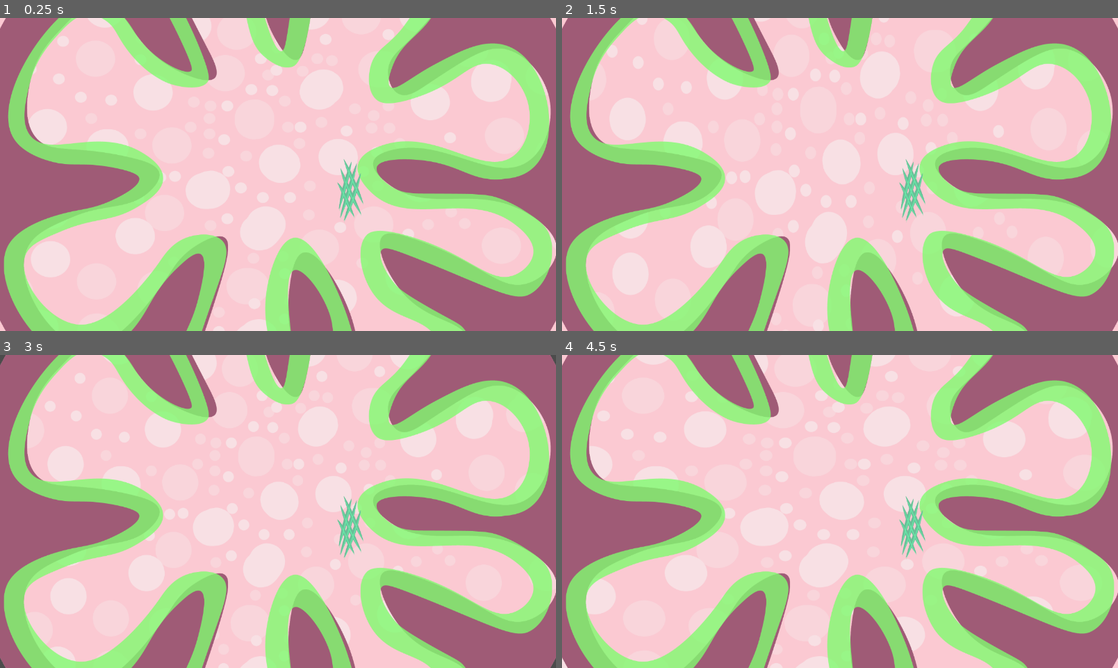
Above: before the commit, frames 1-4 (two rows, left to right).
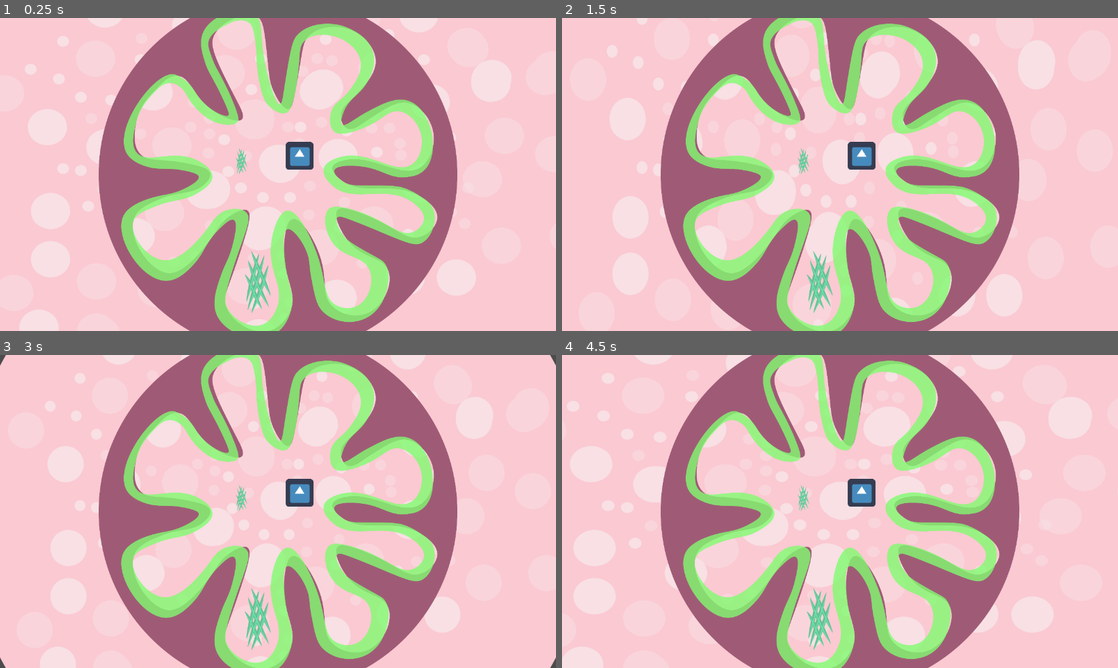
Above: after the commit, the same moments.

Repository: mihaelagrigore/Gutstuck
Game: Godot game, scene res://Sources/Levels/Level_1.tscn
Same seed, same stepped clock (60 frames per second), same inputs: the game is played once before the commit and once after it. Before the commit the project has no main scene; this scene is started directly in both runs. The engine's default icon, where the game draws it, is replaced by a stand-in: a white triangle on a blue panel in a dark square.
Inputs (mouse positions are in pixels of both pictures, inside the frame that each line leads up to):
- Up to frame 1 (0.25 s): no input
- Up to frame 2 (1.5 s): move the mouse to (962, 158) at 0.52 s; press the mouse at (962, 158) at 0.53 s; move the mouse to (728, 190) at 1.27 s; release the mouse at (728, 190) at 1.28 s; click (728, 190) at 1.35 s
- Up to frame 3 (3 s): move the mouse to (333, 442) at 2.02 s; press the mouse at (333, 442) at 2.03 s; move the mouse to (250, 574) at 2.77 s; release the mouse at (250, 574) at 2.78 s; click (250, 574) at 2.85 s
- Up to frame 4 (4.5 s): move the mouse to (1006, 558) at 3.52 s; press the mouse at (1006, 558) at 3.53 s; move the mouse to (673, 464) at 4.27 s; release the mouse at (673, 464) at 4.28 s; click (673, 464) at 4.35 s

The runs differ from the first frame. In frame 1, 54% of the frame differs, in the area x 0-100%, y 0-100%; in frame 2, 54%; in frame 3, 54%; in frame 4, 54%.
Error after the commit: Parse Error: Parse error: Spaces used before tabs on a line (res://Sources/Bacteria/Bacteria.gd:60)

Commit message:
- Added all three bacteria types to Group 'Bacteria' (see Godot edocumentation on Groups) - Experimenting with Area2D as node type for Nutrient: Created one screne F_Nutrient_A2D.tscn of type Area2D and a corresponding gd script - Added F_Nutrient_A2D to Group 'Nutrient' - Bacteria.gd: modified properties, added activate() and deactivate() functions, changed _process and feed_me - Bacteria.gd: removed '_' from beggining of function names

Diff:
--- a/Gutstuck_Project/Sources/Bacteria/Bacteria.gd
+++ b/Gutstuck_Project/Sources/Bacteria/Bacteria.gd
@@ -1,11 +1,22 @@
 extends KinematicBody2D
+class_name Bacteria
+
+const INITIAL_ENERGY=50
+const ENERGY_LOS_PER_SECOND_CHILL = 1
+const ENERGY_LOS_PER_SECOND_MOVE = 1
+const MAX_ENERGY=100
 
 var target = Vector2()
-var velocity = Vector2()
 export (int) var speed = 200
+
 var generation_number = 0
-const INITIAL_ENERGY=50
-var energy = INITIAL_ENERGY
+var energy_level = INITIAL_ENERGY
+
+#energy_after_foraging var must be dropped
+#it must be declared as a local var inside the functions
+#where it is being used
+#also, mind that you use the var before initializing it (before
+#attributing a value to it)
 var energy_after_foraging
 
 var time
@@ -17,7 +28,7 @@
 const STATE_REPLICATING = 4
 
 var state = STATE_CHILL #state can contain {STATE_CHILL, STATE_SELECTED, STATE_MOVING, STATE_EATING, STATE_REPLICATING}
-
+#var colliding_nutrients
 
 #food_sources
 # Called when the node enters the scene tree for the first time.
@@ -35,6 +46,7 @@
 			target = get_global_mouse_position()
 
 func _physics_process(delta):
+	var velocity = Vector2()
 	if state== STATE_SELECTED:
 		velocity = (target - position).normalized() * speed
 		#rotation = velocity.angle()
@@ -47,41 +59,49 @@
 			#if body extends Bacteria #still need to find the right words
     		velocity = velocity.slide(collision.normal)
 
-	pass
-
-
 # Called every frame. 'delta' is the elapsed time since the previous frame.
 func _process(delta):
 	# Evolution of energy quantity
 	if state==STATE_CHILL or state==STATE_SELECTED:
-		energy=_energy_chill(time-((100-energy_after_foraging)/100)) #f(t), t being the time from the origin, where energy=initial_energy
+		#energy_level=energy_chill(time-((100-energy_after_foraging)/100)) #f(t), t being the time from the origin, where energy=initial_energy
+		energy_level -= ENERGY_LOS_PER_SECOND_CHILL * delta
 	elif state==STATE_MOVING:
-		energy=_energy_moving(time-((100-energy_after_foraging)/100))
+		#energy_level=energy_moving(time-((100-energy_after_foraging)/100))
+		energy_level -= ENERGY_LOS_PER_SECOND_MOVE * delta
+	elif state==STATE_EATING:
+		#TODO: update the energy bar displayed on top of the
+		#bacteria Sprite
+		pass
 
-	elif state==STATE_EATING:
+func energy_chill(t):
+	energy_level=100-t
 
-		#energy=bite_me ?
-		energy_after_foraging=energy
-	pass
+func energy_moving(t):
+	energy_level=90-t
 
-func _energy_chill(t):
-	energy=100-t
-	pass
+func feed_me(energy_from_nutrient: int) -> int :
+	var morsel
+	energy_level + energy_from_nutrient
+	if (energy_level+energy_from_nutrient) < MAX_ENERGY:
+		morsel = energy_from_nutrient
+		energy_level += energy_from_nutrient
+	else:
+		morsel = MAX_ENERGY - energy_level
+		energy_level = MAX_ENERGY
+		#done eating, I deactivate my collisionshape
+		#this way all nutrients I was feeding on
+		#get a body_exit signal triggered and are informed I disappeared
+		#don't forget to activate back
+		deactivate()
+	return morsel
 
-func _energy_moving(t):
-	energy=90-t
-	pass
+func stop_feeding():
+	state=STATE_CHILL
 
-var fed_up
-var energy_from_nutrient
+func activate():
+	get_node("CollisionShape2D").disabled = false
+	visible = true
 
-func _feed_me(energy_from_nutrient):
-	if energy==100:
-		fed_up=true
-	else:
-		energy+=energy_from_nutrient
-	pass
-
-func _stop_feeding():
-	state=STATE_CHILL
-	pass
+func deactivate():
+	get_node("CollisionShape2D").disabled = true
+	visible = false
--- /dev/null
+++ b/Gutstuck_Project/Sources/Bacteria/F_Bacteria/F_Bacteria.gd
@@ -0,0 +1,13 @@
+extends Bacteria
+
+# Declare member variables here. Examples:
+# var a: int = 2
+# var b: String = "text"
+
+# Called when the node enters the scene tree for the first time.
+func _ready() -> void:
+	pass # Replace with function body.
+
+# Called every frame. 'delta' is the elapsed time since the previous frame.
+#func _process(delta: float) -> void:
+#	pass
--- a/Gutstuck_Project/Sources/Bacteria/F_Bacteria/F_Bacteria.tscn
+++ b/Gutstuck_Project/Sources/Bacteria/F_Bacteria/F_Bacteria.tscn
@@ -1,13 +1,18 @@
-[gd_scene load_steps=3 format=2]
+[gd_scene load_steps=4 format=2]
 
-[ext_resource path="res://icon.png" type="Texture" id=1]
+[ext_resource path="res://Sources/Bacteria/F_Bacteria/F_Bacteria.gd" type="Script" id=1]
+[ext_resource path="res://icon.png" type="Texture" id=2]
 
 [sub_resource type="RectangleShape2D" id=1]
+extents = Vector2( 30.7896, 29.9331 )
 
-[node name="F_Bacteria" type="KinematicBody2D"]
+[node name="F_Bacteria" type="KinematicBody2D" groups=[
+"Bacteria",
+]]
+script = ExtResource( 1 )
+
+[node name="Sprite" type="Sprite" parent="."]
+texture = ExtResource( 2 )
 
 [node name="CollisionShape2D" type="CollisionShape2D" parent="."]
 shape = SubResource( 1 )
-
-[node name="Sprite" type="Sprite" parent="."]
-texture = ExtResource( 1 )
--- a/Gutstuck_Project/Sources/Bacteria/G_Bacteria/G_Bacteria.tscn
+++ b/Gutstuck_Project/Sources/Bacteria/G_Bacteria/G_Bacteria.tscn
@@ -1,3 +1,5 @@
 [gd_scene format=2]
 
-[node name="G_Bacteria" type="KinematicBody2D"]
+[node name="G_Bacteria" type="KinematicBody2D" groups=[
+"Bacteria",
+]]
--- a/Gutstuck_Project/Sources/Bacteria/P_Bacteria/P_Bacteria.tscn
+++ b/Gutstuck_Project/Sources/Bacteria/P_Bacteria/P_Bacteria.tscn
@@ -1,6 +1,8 @@
 [gd_scene format=2]
 
-[node name="P_Bacteria" type="KinematicBody2D"]
+[node name="P_Bacteria" type="KinematicBody2D" groups=[
+"Bacteria",
+]]
 
 [node name="Sprite" type="Sprite" parent="."]
 
--- a/Gutstuck_Project/Sources/Levels/Level_1.tscn
+++ b/Gutstuck_Project/Sources/Levels/Level_1.tscn
@@ -6,6 +6,24 @@
 [ext_resource path="res://Assets/Textures/Asset_fiber.png" type="Texture" id=4]
 [ext_resource path="res://Assets/Audios/Musics/loop_bubbles_02.ogg" type="AudioStream" id=5]
 [ext_resource path="res://Sources/System/Input_Manager.tscn" type="PackedScene" id=6]
+[ext_resource path="res://Sources/Nutrients/F_Nutrients/F_Nutrient_A2D.tscn" type="PackedScene" id=7]
+[ext_resource path="res://Sources/Bacteria/F_Bacteria/F_Bacteria.tscn" type="PackedScene" id=8]
+
+[sub_resource type="GDScript" id=2]
+script/source = "extends Node2D
+
+# Declare member variables here. Examples:
+# var a: int = 2
+# var b: String = \"text\"
+
+# Called when the node enters the scene tree for the first time.
+func _ready() -> void:
+	pass # Replace with function body.
+
+# Called every frame. 'delta' is the elapsed time since the previous frame.
+#func _process(delta: float) -> void:
+#	pass
+"
 
 [sub_resource type="Animation" id=1]
 resource_name = "Wobling"
@@ -25,21 +43,22 @@
 }
 
 [node name="Level_1" type="Node2D"]
+script = SubResource( 2 )
 
 [node name="Asset_background" type="Sprite" parent="."]
 scale = Vector2( 0.7, 0.7 )
 texture = ExtResource( 1 )
 
 [node name="Asset_epithelial cell" type="Sprite" parent="."]
-scale = Vector2( 0.7, 0.7 )
+scale = Vector2( 0.4, 0.4 )
 texture = ExtResource( 2 )
 
 [node name="asset_mucus" type="Sprite" parent="."]
-scale = Vector2( 0.7, 0.7 )
+scale = Vector2( 0.4, 0.4 )
 texture = ExtResource( 3 )
 
 [node name="Asset_fiber" type="Sprite" parent="."]
-position = Vector2( 166.515, 36.8585 )
+position = Vector2( -46.4539, 248.388 )
 scale = Vector2( 0.7, 0.7 )
 texture = ExtResource( 4 )
 
@@ -58,3 +77,9 @@
 [node name="Input_Manager" parent="." instance=ExtResource( 6 )]
 cameraPath = NodePath("../Camera2D")
 box_color = Color( 1, 1, 1, 0.392157 )
+
+[node name="F_Nutrient_A2D" parent="." instance=ExtResource( 7 )]
+position = Vector2( -83.9772, -30.3251 )
+
+[node name="F_Bacteria" parent="." instance=ExtResource( 8 )]
+position = Vector2( 49.7643, -42.7661 )
--- /dev/null
+++ b/Gutstuck_Project/Sources/Nutrients/F_Nutrients/F_Nutrient_A2D.gd
@@ -0,0 +1,51 @@
+extends Nutrient
+
+# Called when the node enters the scene tree for the first time.
+func _ready():
+	pass # Replace with function body.
+
+func _physics_process(delta: float) -> void:
+	#what to do here ?
+	pass
+
+# Called every frame. 'delta' is the elapsed time since the previous frame.
+func _process(delta: float) -> void:
+	if (state == STATE_DEPLETED):
+		#to prevent anyone from colliding into me
+		#until I completely die
+		get_node("CollisionShape2D").disabled = true
+
+		#TODO: replace Sprite with a
+		#Particle2D explosion effect
+
+
+		#last thing I do: I delete myelf from memory
+		queue_free()
+		# wait, is it possible that another bacteria was waiting in line
+		# to feed on me and now will get smth like a NULL pointer exception ?
+#	pass
+
+func _on_F_Nutrient_A2D_body_entered(body) -> void:
+	if body.is_in_group("Bacteria"):
+		#add bacteria to the nutrient's list of bacterias
+		#that are feeding on it
+		colliding_bacteria.append(body)
+
+		#add myself to the list that the bacteria keeps
+		body.colliding_nutrient.append(self)
+
+		#change my state
+		state_set(STATE_ATTACKED)
+
+func _on_F_Nutrient_A2D_body_exited(body: PhysicsBody2D) -> void:
+	if body.is_in_group("Bacteria"):
+		#remove the bacteria from the list of bacteria
+		#currently feeding on this nutrient
+		colliding_bacteria.remove(body)
+		if colliding_bacteria.empty():
+			#no longer under attack
+			state = STATE_CHILL
+
+		#remove this nutrient from the colliding bacteria's
+		#list of nutrients that it's currently feeding on
+		body.colliding_nutrients.remove(body.colliding_nutrients.find(self))
--- /dev/null
+++ b/Gutstuck_Project/Sources/Nutrients/F_Nutrients/F_Nutrient_A2D.tscn
@@ -0,0 +1,21 @@
+[gd_scene load_steps=4 format=2]
+
+[ext_resource path="res://Sources/Nutrients/F_Nutrients/F_Nutrient_A2D.gd" type="Script" id=1]
+[ext_resource path="res://Assets/Textures/Asset_fiber.png" type="Texture" id=2]
+
+[sub_resource type="CapsuleShape2D" id=1]
+height = 42.8251
+
+[node name="F_Nutrient_A2D" type="Area2D" groups=[
+"Nutrient",
+]]
+script = ExtResource( 1 )
+
+[node name="Sprite" type="Sprite" parent="."]
+scale = Vector2( 0.3, 0.3 )
+texture = ExtResource( 2 )
+
+[node name="CollisionShape2D" type="CollisionShape2D" parent="."]
+shape = SubResource( 1 )
+[connection signal="body_entered" from="." to="." method="_on_F_Nutrient_A2D_body_entered"]
+[connection signal="body_exited" from="." to="." method="_on_F_Nutrient_A2D_body_exited"]
--- a/Gutstuck_Project/Sources/Nutrients/Nutrient.gd
+++ b/Gutstuck_Project/Sources/Nutrients/Nutrient.gd
@@ -1,4 +1,5 @@
-extends KinematicBody2D
+#extends KinematicBody2D
+extends Area2D
 class_name Nutrient
 
 const STATE_CHILL = 0		#nothing happening
@@ -14,10 +15,32 @@
 #when reaches 0 -> depleted -> time to break into pieces
 var energy = INITIAL_ENERGY setget energy_set, energy_get
 
+var colliding_bacteria = []
+var one_bite = 25
+
 # Called when the node enters the scene tree for the first time.
 func _ready():
 	state = STATE_CHILL
 	energy = INITIAL_ENERGY
+
+func _process(delta):
+	if state == STATE_ATTACKED:
+		for bacteria in colliding_bacteria:
+			var morsel = 0
+			if energy >= one_bite:
+				#feed the bacteria the standard energy morsel
+				morsel = bacteria.feed_me(one_bite)
+			else:
+				morsel = bacteria.feed_me(energy)
+			energy -= morsel
+			#if my energy level is 0, I change my state.
+			#my children will know what to do
+			if energy == 0:
+				state = STATE_DEPLETED
+				colliding_bacteria.clear()
+				deactivate()
+				#TODO: explode into pieces
+				break #terminate the for loop
 
 # Bacteria feeding on me will call this function
 func bite_me(bite_size: int) -> int:
@@ -51,3 +74,11 @@
 
 func energy_get():
 	return energy
+
+func activate():
+	get_node("CollisionShape2D").disabled = false
+	visible = true
+
+func deactivate():
+	get_node("CollisionShape2D").disabled = true
+	visible = false
--- a/Gutstuck_Project/project.godot
+++ b/Gutstuck_Project/project.godot
@@ -10,17 +10,24 @@
 
 _global_script_classes=[ {
 "base": "KinematicBody2D",
+"class": "Bacteria",
+"language": "GDScript",
+"path": "res://Sources/Bacteria/Bacteria.gd"
+}, {
+"base": "Area2D",
 "class": "Nutrient",
 "language": "GDScript",
 "path": "res://Sources/Nutrients/Nutrient.gd"
 } ]
 _global_script_class_icons={
+"Bacteria": "",
 "Nutrient": ""
 }
 
 [application]
 
 config/name="Gutstuck_Project"
+run/main_scene="res://Sources/Levels/Level_1.tscn"
 config/icon="res://icon.png"
 
 [display]
Not shown: 1 places in Gutstuck_Project/Sources/Levels/Level_1.tscn that only renumber resources
